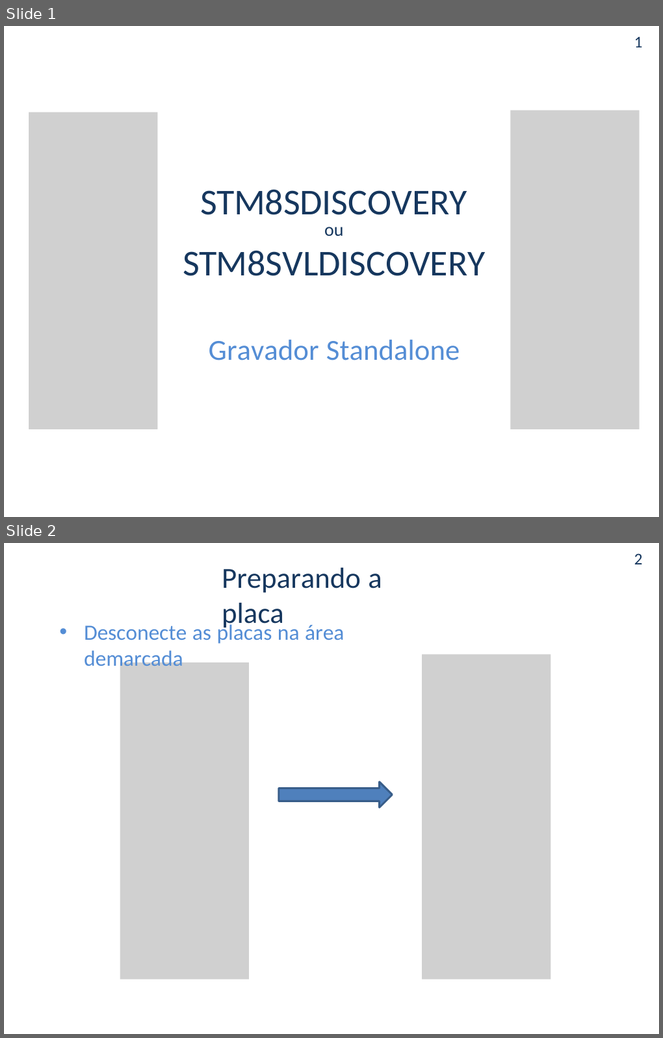
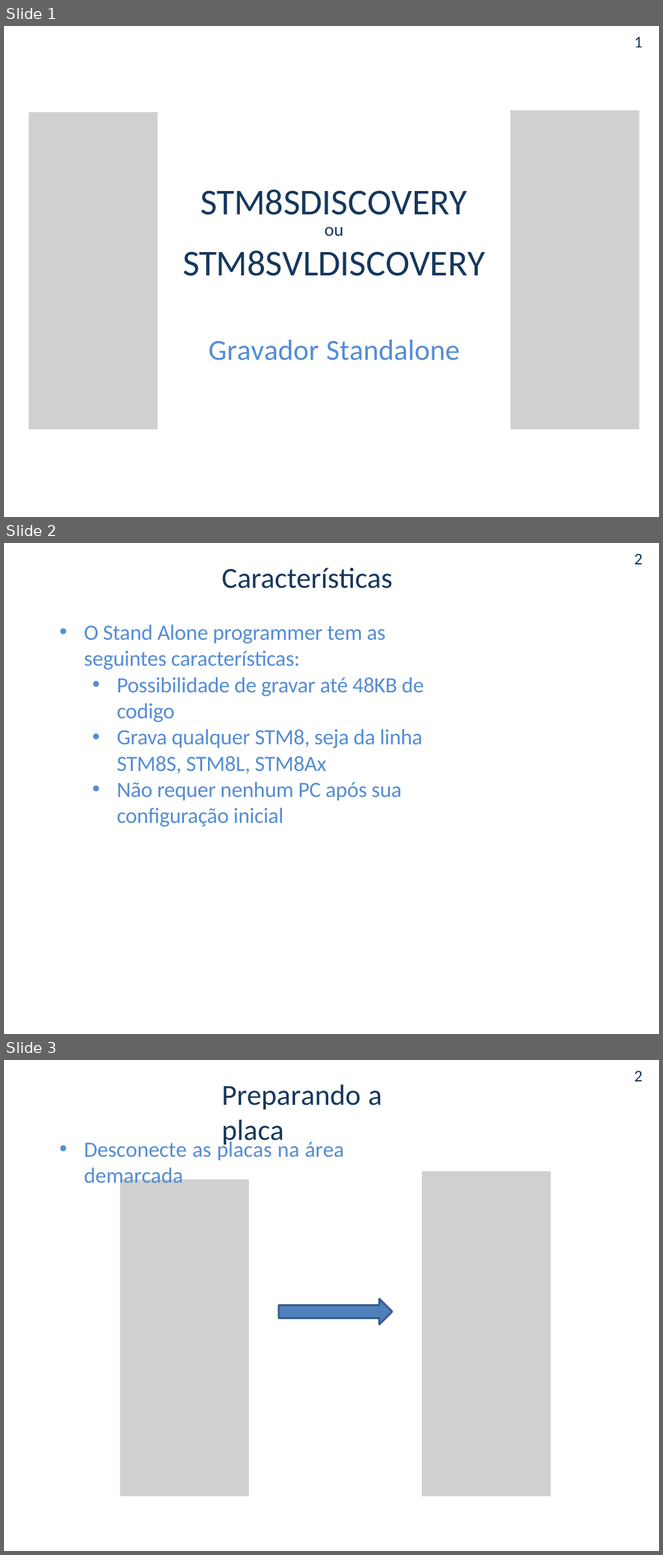
Before and after one commit to brunomontanari/StandAlone, a slide deck: Gravador Standalone para STM8.pptx. Shown one above the other, each under a label of ours: slides 1 and 2 before the commit, slides 1, 2 and 3 after it. The pictures are 663x1038 and 663x1555 pixels, drawn with LibreOffice and Linux fonts; fonts in the diff are those of the drawing; grey boxes stand for pictures; background and template pictures are left out. Boxes give left, top, right and bottom in pixels: in the first picture for what was removed or moved away, otherwise in the second. Text is boxed around its words. In the diff, an @@ line names an element or a change of style, - is before the commit and + after.

```diff
--- a/Gravador Standalone para STM8.pptx
+++ b/Gravador Standalone para STM8.pptx
@@ slide 2 added at <box>4,543,659,1034</box>, background #FFFFFF @@
@@ text added at <box>634,553,643,564</box>, 18 pt, text #16375E @@
+2
@@ text added at <box>222,568,393,589</box>, 32 pt, text #16375E @@
+Características
@@ text added at <box>84,624,424,827</box>, 24 pt, text #548DD5 @@
+• O Stand Alone programmer tem as seguintes características:
+  • Possibilidade de gravar até 48KB de codigo
+  • Grava qualquer STM8, seja da linha STM8S, STM8L, STM8Ax
+  • Não requer nenhum PC após sua configuração inicial
@@ rectangle added at <box>561,969,644,1023</box>, fill #FFFFFF, outline #FFFFFF 2 pt @@
@@ what was slide 2 is now slide 3 @@
```
Also in this commit, not shown: 1 slide changed.
